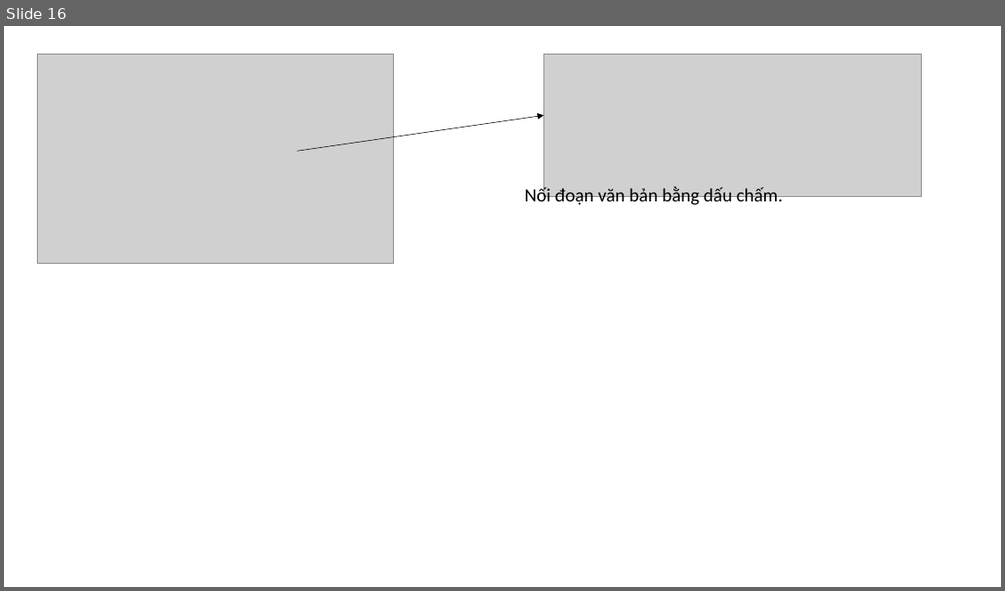
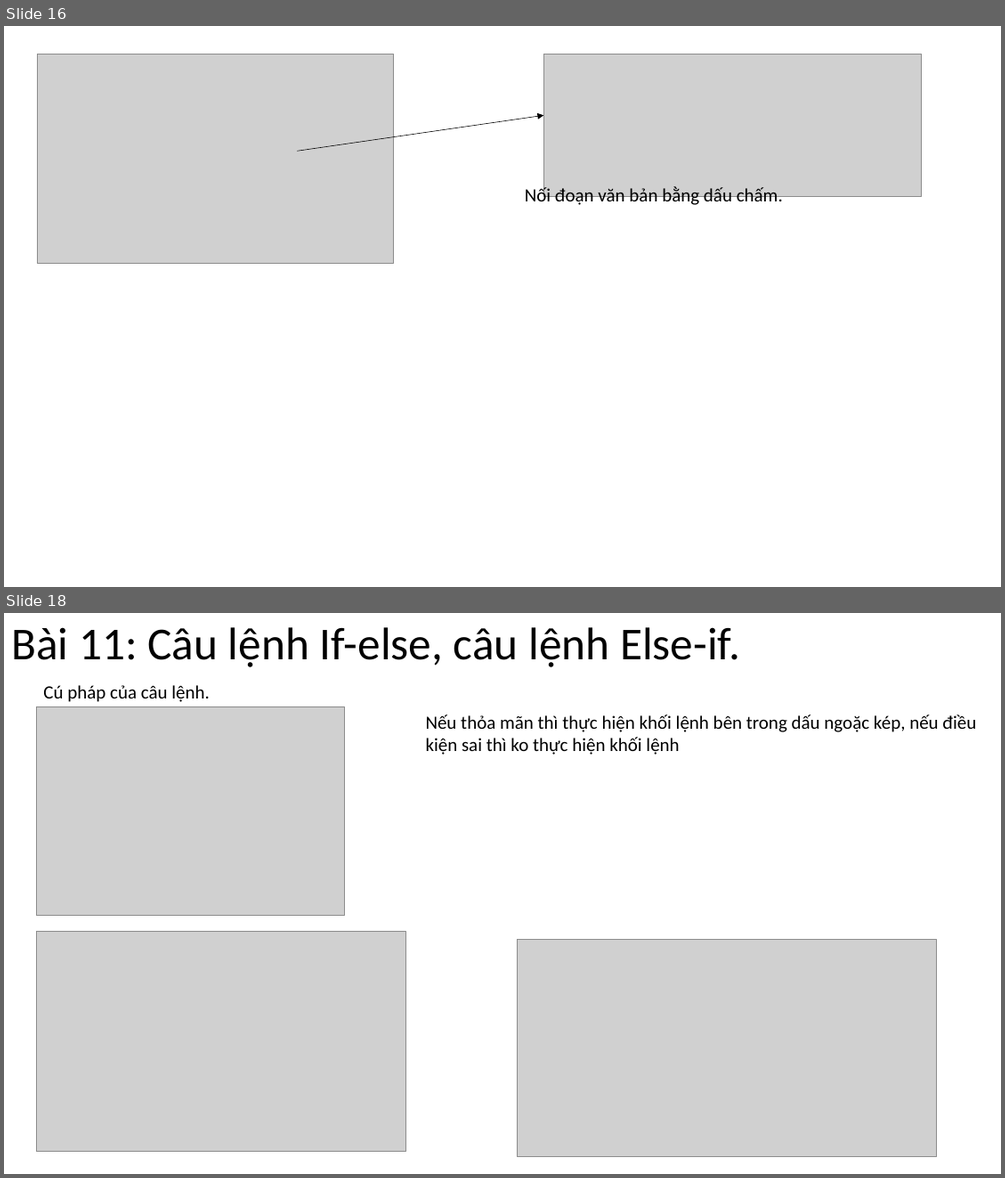
Before and after one commit to DangVanDoan05/LapTrinhWebPHP, a slide deck: Các khái niệm cơ bản của PHP.pptx. Shown one above the other, each under a label of ours: slide 16 before the commit, slides 16 and 18 after it; the slides between them are not shown. The pictures are 1005x591 and 1005x1178 pixels, drawn with LibreOffice and Linux fonts; fonts in the diff are those of the drawing; grey boxes stand for pictures. Boxes give left, top, right and bottom in pixels: in the first picture for what was removed or moved away, otherwise in the second. Text is boxed around its words. In the diff, an @@ line names an element or a change of style, - is before the commit and + after.

```diff
--- a/Các khái niệm cơ bản của PHP.pptx
+++ b/Các khái niệm cơ bản của PHP.pptx
@@ slide 18 added at box(4, 613, 1001, 1174), background #FFFFFF @@
@@ title added at box(11, 627, 740, 667), 44 pt, text #000000 @@
+Bài 11: Câu lệnh If-else, câu lệnh Else-if.
@@ text added at box(43, 685, 210, 702), 18 pt, text #000000 @@
+Cú pháp của câu lệnh.
@@ picture added at box(36, 706, 345, 915) @@
@@ text added at box(426, 714, 976, 755), 18 pt, text #000000 @@
+Nếu thỏa mãn thì thực hiện khối lệnh bên trong dấu ngoặc kép, nếu điều kiện sai thì ko thực hiện khối lệnh
@@ picture added at box(36, 931, 405, 1151) @@
@@ picture added at box(517, 940, 938, 1157) @@
```
Also in this commit, not shown: 1 slide changed, 3 other slides added, 4 slides removed, 1 other file.
